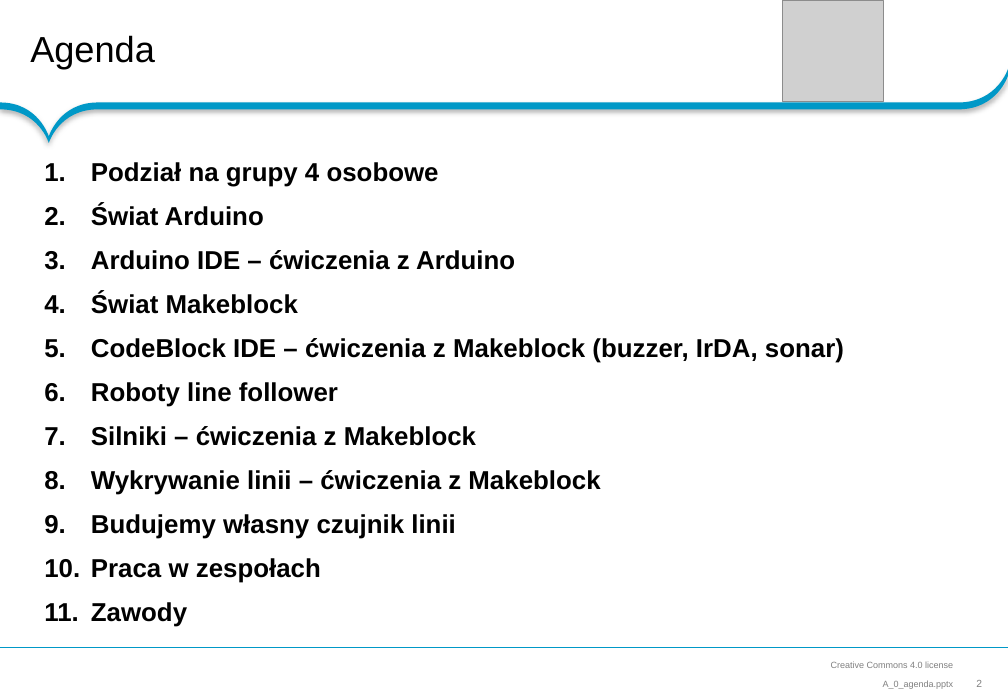
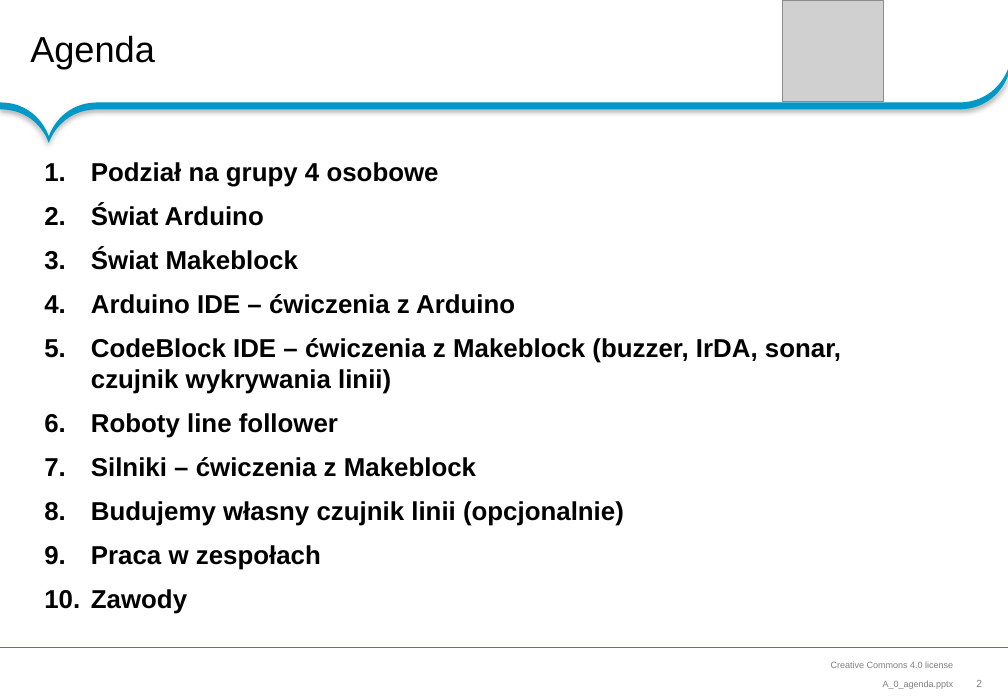
Before and after one commit to RoboCap/arduino, a slide deck: slide 2 of wks/A_0_agenda.pptx. Drawn at 1008x698 pixels with LibreOffice and Linux fonts; fonts in the diff are those of the drawing; grey boxes stand for pictures; background and template pictures are left out. Boxes give left, top, right and bottom in pixels: in the first picture for what was removed or moved away, otherwise in the second. Text is boxed around its words. In the diff, an @@ line names an element or a change of style, - is before the commit and + after.

Commit message:
agenda uptated

```diff
--- a/wks/A_0_agenda.pptx
+++ b/wks/A_0_agenda.pptx
@@ text at box(91, 248, 298, 270): paragraph added @@
+3. Świat Makeblock
@@ text at box(91, 338, 841, 394): text changed @@
-4. Świat Makeblock
-5. CodeBlock IDE – ćwiczenia z Makeblock (buzzer, IrDA, sonar)
+5. CodeBlock IDE – ćwiczenia z Makeblock (buzzer, IrDA, sonar, czujnik wykrywania linii)
@@ text at box(91, 501, 624, 526): text changed @@
-8. Wykrywanie linii – ćwiczenia z Makeblock
-9. Budujemy własny czujnik linii
+8. Budujemy własny czujnik linii (opcjonalnie)
```
Also in this commit, not shown: 1 other file.
